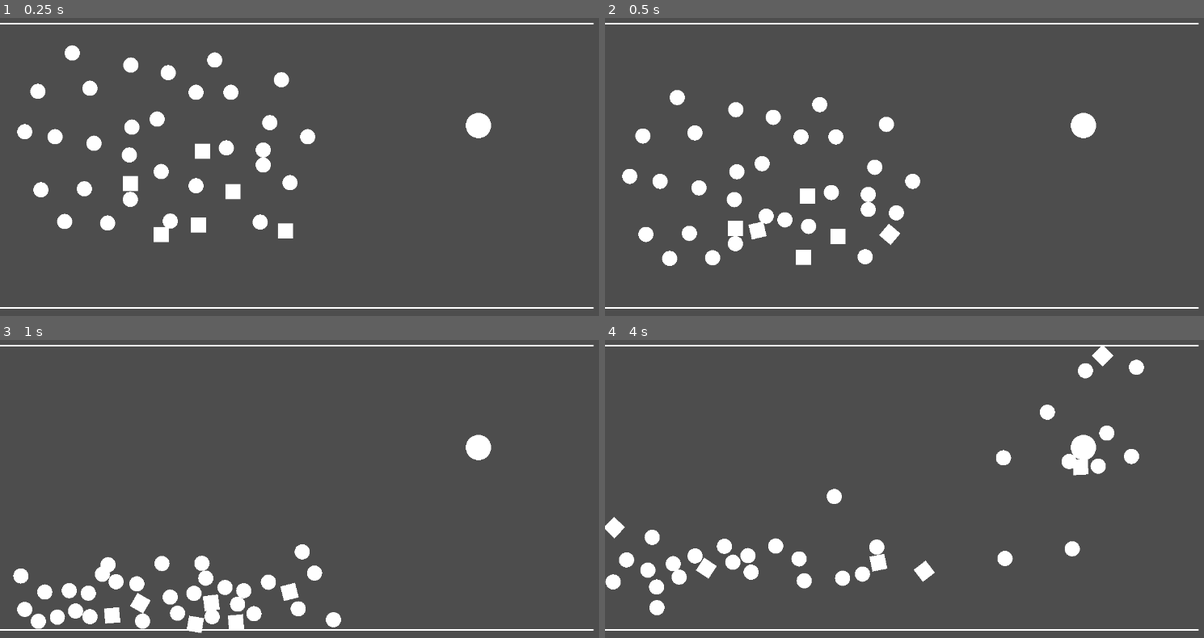
Above: before the commit, frames 1-4 (two rows, left to right).
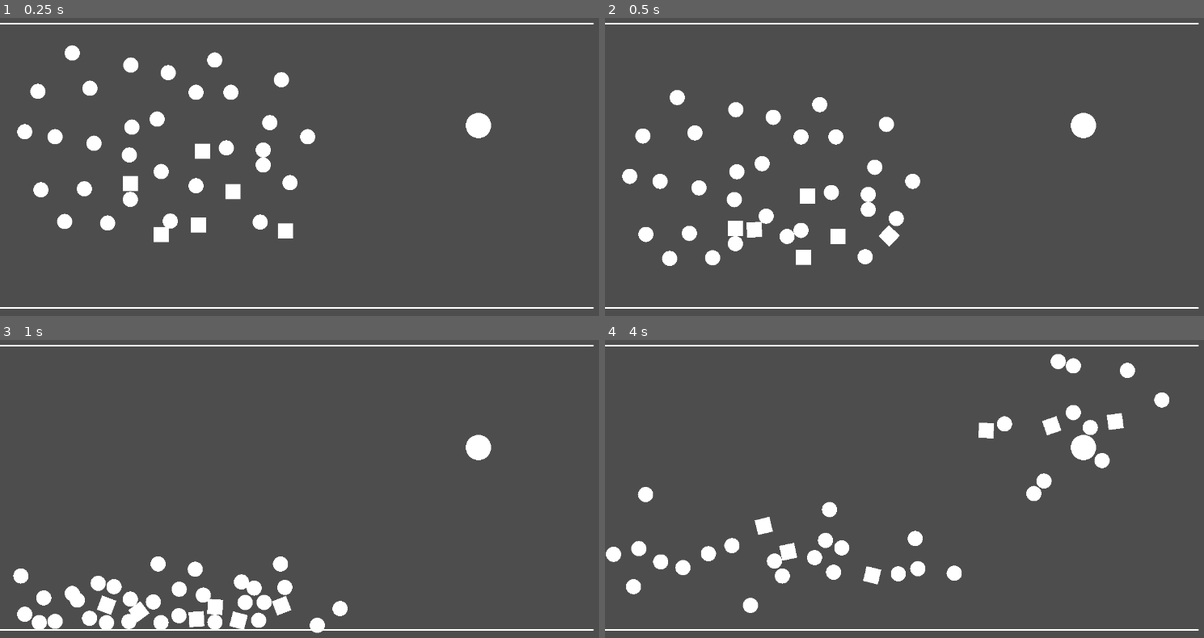
Above: after the commit, the same moments.

Repository: rielvis/SPiG_T4_PhPe
Game: Godot game, scene res://physics_tutorial/scenes/game.tscn
The game is run twice, just before and just after one commit, with the same random seed, the same clock (stepped at 60 frames per second) and the same inputs. This scene is started directly instead of the project's main scene.
Inputs:
- Up to frame 1 (0.25 s): no input
- Up to frame 2 (0.5 s): no input
- Up to frame 3 (1 s): hold Right (rightArrow) from 0.53 s (still down); hold A (A) from 0.53 s (still down)
- Up to frame 4 (4 s): release A (A) at 1.28 s; tap D (D) at 1.35, 2.85 s; release Right (rightArrow) at 2.03 s; hold A (A) 2.03-2.78 s; hold Left (leftArrow) from 2.03 s (still down); hold A (A) from 3.53 s (still down)

Frame 1 is identical in both runs. In frame 2, 0.6% of the frame differs, in the area x 23-50%, y 62-77%; in frame 3, 4.7%; in frame 4, 7.3%, in the area x 0-95%, y 2-93%.

Commit message:
Reverted mass to 1kg and bounce to 0.5

Diff:
--- a/physics_tutorial/scenes/ball.tscn
+++ b/physics_tutorial/scenes/ball.tscn
@@ -1,7 +1,7 @@
 [gd_scene load_steps=4 format=3 uid="uid://c88dbrqh7udi3"]
 
 [sub_resource type="PhysicsMaterial" id="PhysicsMaterial_n1dj2"]
-bounce = 0.8
+bounce = 0.5
 
 [sub_resource type="SphereMesh" id="SphereMesh_n1dj2"]
 
@@ -9,7 +9,6 @@
 radius = 15.0333
 
 [node name="Ball" type="RigidBody2D"]
-mass = 0.5
 physics_material_override = SubResource("PhysicsMaterial_n1dj2")
 
 [node name="MeshInstance2D" type="MeshInstance2D" parent="."]
